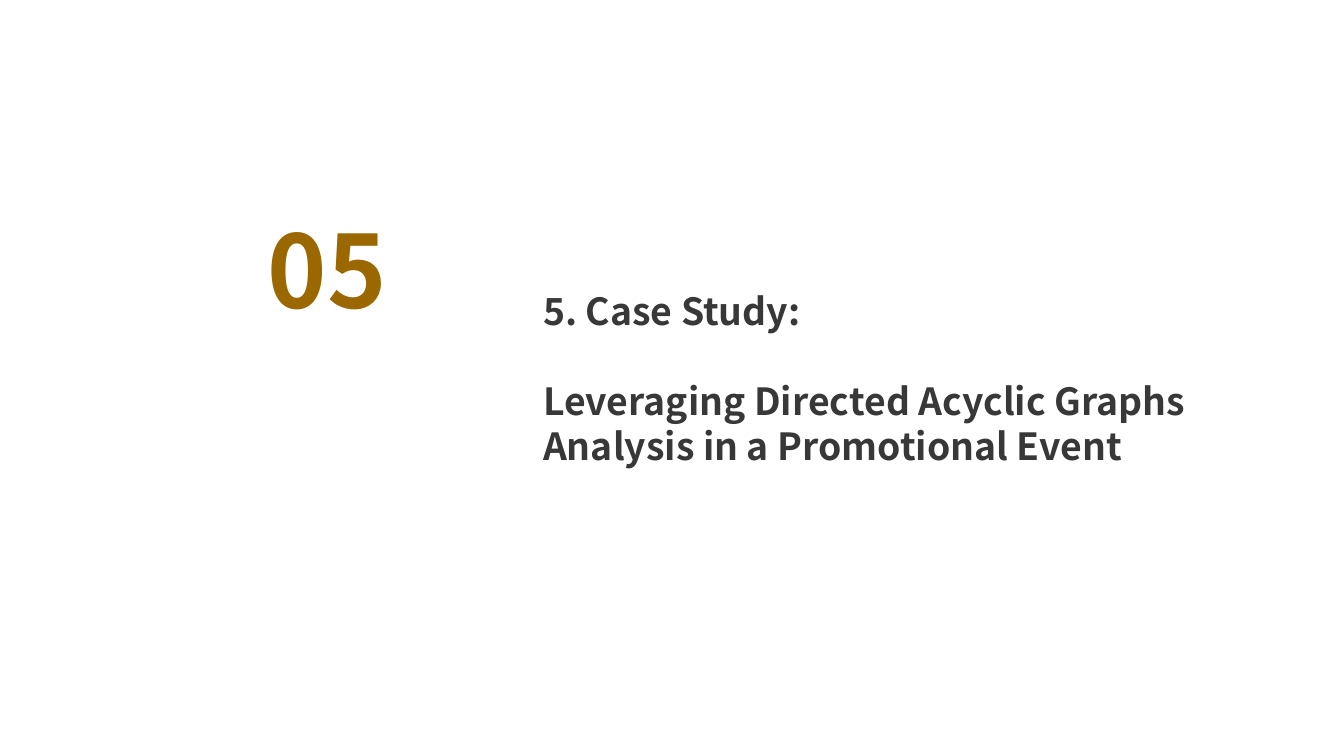
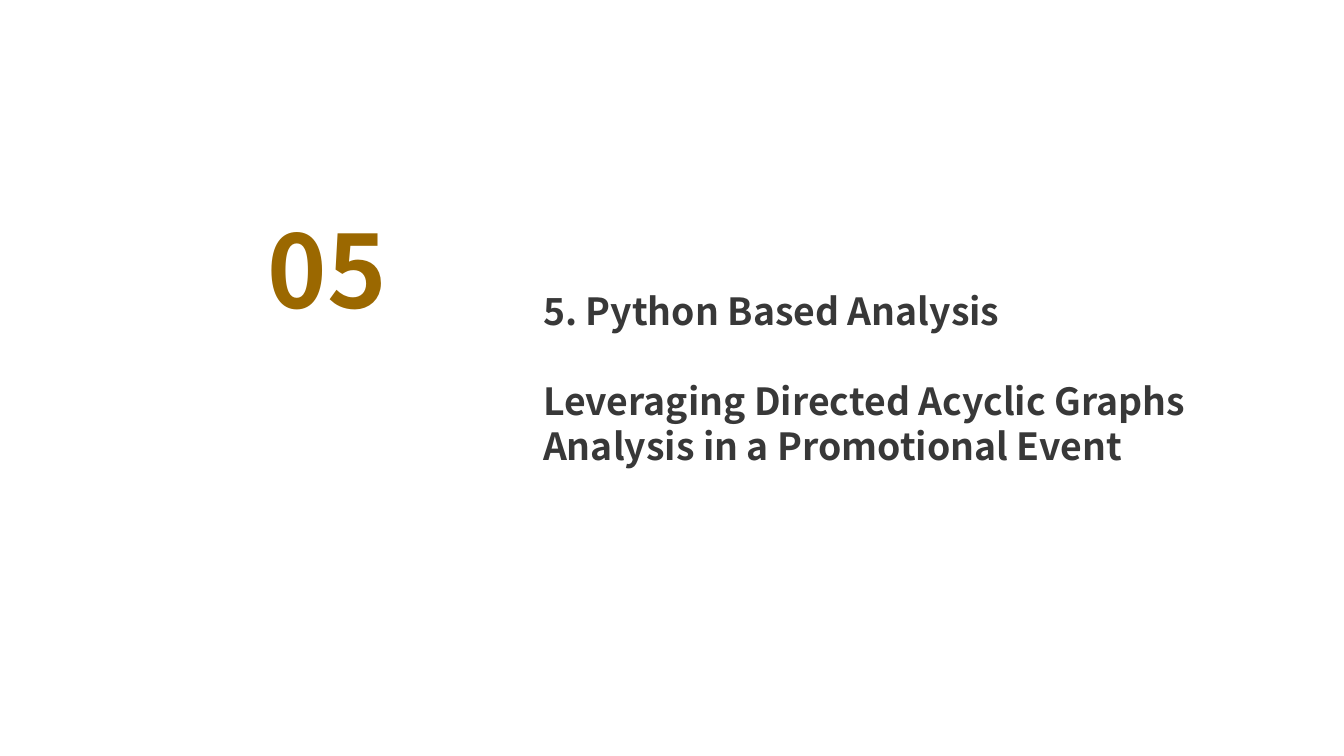
Before and after one commit to z-q-ying/CS-5002-Project, a slide deck: slide 11 of CS_5002_FinalProject_Slides_QiuyingZhou_ZhiweiZhou.pptx. Drawn at 1344x756 pixels with LibreOffice and Linux fonts; fonts in the diff are those of the drawing; background and template pictures are left out. Boxes give left, top, right and bottom in pixels: in the first picture for what was removed or moved away, otherwise in the second. Text is boxed around its words. In the diff, an @@ line names an element or a change of style, - is before the commit and + after.

Commit message:
Update slides (draft), and correct minor typo of the report

```diff
--- a/CS_5002_FinalProject_Slides_QiuyingZhou_ZhiweiZhou.pptx
+++ b/CS_5002_FinalProject_Slides_QiuyingZhou_ZhiweiZhou.pptx
@@ text at (543, 294, 1000, 334): text changed @@
-5. Case Study:
+5. Python Based Analysis
```
Also in this commit, not shown: 5 other slides changed, 1 slide added, 3 other files.
